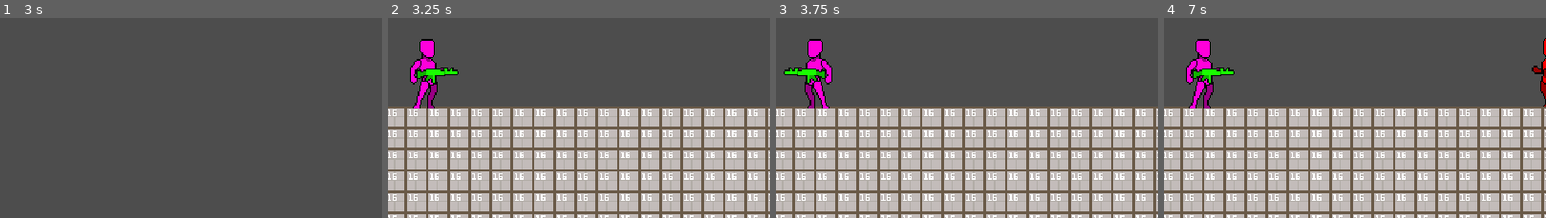
Above: before the commit, frames 1-4 (left to right).
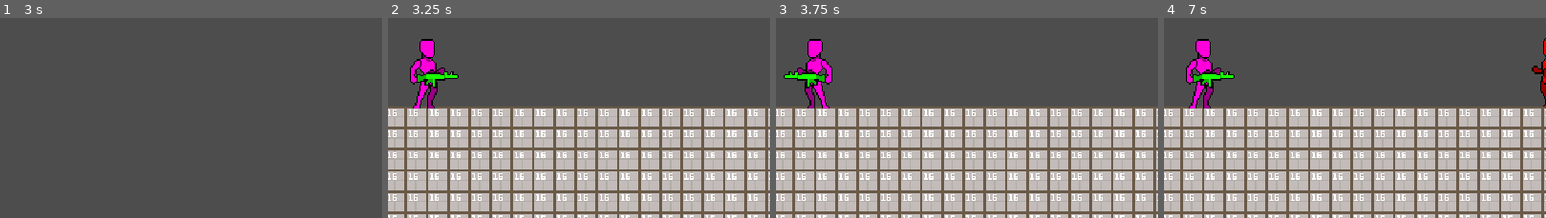
Above: after the commit, the same moments.

Repository: symbol24/sideroguesurvivor
Game: Godot game, scene res://scenes/utilities/boot.tscn
Two runs of this game, one before a commit and one after it. Both use one fixed random seed, a clock stepped at 60 frames per second and the inputs below.
Inputs (mouse positions are % of the whole screen's width and height, from its top left):
- Up to frame 1 (3 s): tap Enter at 0.5, 2 s; move the mouse to (72, 41) at 0.52 s; hold D (right) 0.53-1.28 s; click (72, 41) at 0.67 s; tap Space at 1.25, 2.75 s; move the mouse to (30, 52) at 1.27 s; hold Left (left) 1.28-2.03 s; move the mouse to (60, 23) at 2.02 s; hold D (right) from 2.03 s (still down); move the mouse to (45, 68) at 2.77 s; click (45, 68) at 2.92 s
- Up to frame 2 (3.25 s): keep holding D (right)
- Up to frame 3 (3.75 s): tap Enter at 3.5 s; move the mouse to (80, 62) at 3.52 s; release D (right) at 3.53 s; hold Left (left) from 3.53 s (still down)
- Up to frame 4 (7 s): tap Space at 4.25 s; move the mouse to (20, 30) at 4.27 s; move the mouse to (55, 46) at 5.02 s; click (55, 46) at 5.17 s; move the mouse to (35, 20) at 5.77 s; release Left (left) at 5.78 s; hold D (right) from 5.78 s (still down); move the mouse to (72, 41) at 6.52 s
The pictures show only the part of the screen within x 45-95%, y 50-100%; the shares and areas given below are measured in that part.

Frame 1 is identical in both runs. In frame 2, 0.6% of the frame differs, in the area x 7-19%, y 24-36%; in frame 3, 0.6%, in the area x 2-13%, y 24-36%; in frame 4, 0.6%.

Commit message:
weapon seperated from player
updated all relevant stuff too (i think)

Diff:
--- a/code/characters/player/player_character.gd
+++ b/code/characters/player/player_character.gd
@@ -1,10 +1,13 @@
 class_name PlayerCharacter extends Character
+
 
 const DELAY_CHECK_TIMER := 0.05
 const INPUT_DELAY := 0.2
 const DEBUG_WEAPON_DELAY := 1.0
 
+
 @export var debug_data: PlayerCharacterData
+@export var gun_point:Marker2D
 
 var data:PlayerCharacterData:
 	get:
@@ -72,8 +75,17 @@
 		var um := get_tree().get_first_node_in_group(&"UpgradeManager") as UpgradeManager
 		if um != null:
 			(_data as PlayerCharacterData).recalculate_upgrades(um.upgrade_groups)
-		_max_bullet_amount = _data.bullet_count
+		_max_bullet_amount = _data.get_bullet_count()
 		_current_bullet_count = _max_bullet_amount
+		_setup_weapon()
+
+
+func _setup_weapon() -> void:
+	assert(data.weapon != null, "Weapon data missing from PlayerCharacterData " + data.id)
+	var new:Node2D = load(data.weapon.uid).instantiate()
+	add_child.call_deferred(new)
+	if not new.is_node_ready(): await new.ready
+	new.position = gun_point.position
 
 
 func _trigger_direction() -> void:
@@ -86,11 +98,11 @@
 	if _can_shoot and _current_bullet_count > 0:
 		var enemy: Array[Enemy] = _get_target()
 		if not enemy.is_empty():
-			var dmg: int = int((_data as PlayerCharacterData).damage) if _data is PlayerCharacterData else 1
+			var dmg: int = _data.get_weapon_damage() if _data is PlayerCharacterData else 1
 			for each in enemy:
 				each.apply_damage(-dmg)
 		_can_shoot = false
-		_attack_timer = _data.weapon_delay if _data != null else DEBUG_WEAPON_DELAY
+		_attack_timer = _data.get_weapon_delay() if _data is PlayerCharacterData else DEBUG_WEAPON_DELAY
 		_current_bullet_count -= 1
 		Signals.shots_fired.emit(_current_bullet_count)
 	_reset_inputs()
@@ -98,7 +110,7 @@
 
 func _trigger_double() -> void:
 	_input_timer = INPUT_DELAY
-	Signals.start_reload_timer.emit(_data.weapon_reload_delay)
+	Signals.start_reload_timer.emit(_data.get_weapon_reload_delay())
 	get_tree().create_timer(DELAY_CHECK_TIMER).timeout.connect(_reset_inputs)
 
 
@@ -121,11 +133,12 @@
 
 func _get_target() -> Array[Enemy]:
 	if _spawn_manager != null:
+		var pen: int = _data.get_weapon_penetration() if _data is PlayerCharacterData else 1
 		var targets: Array[Enemy] = _spawn_manager.get_targets_in_line(
 				global_position,
 				_is_facing_left,
 				INF,
-				_data.penetration
+				pen
 		)
 		return targets
 	return []
@@ -143,5 +156,5 @@
 	if _data is PlayerCharacterData:
 		var p_data := _data as PlayerCharacterData
 		p_data.apply_upgrade_group(group)
-		_max_bullet_amount = p_data.bullet_count
+		_max_bullet_amount = p_data.get_bullet_count()
 		_current_bullet_count = _max_bullet_amount
--- a/code/characters/player/player_character_data.gd
+++ b/code/characters/player/player_character_data.gd
@@ -2,29 +2,72 @@
 
 
 @export var _starting_invul_time := 0.5
-@export var _starting_weapon_delay := 1.0
-@export var _debug_bullet_count := 1
-@export var _debug_weapon_reload_delay := 2.0
-@export var _starting_damage := 1
-@export var _starting_penetration := 1
+@export var _starting_damage := 0
+@export var _starting_penetration := 0
+@export var _starting_weapon_delay := 0.0
+@export var _starting_weapon_reload_delay := 0.0
+@export var _starting_bullet_count := 0
+@export var weapon: WeaponData
 
 var invulnerable_time := 0.0
-var weapon_delay := 1.0
-var weapon_reload_delay := 2.0
-var bullet_count := 1
-var damage := 1
-var penetration := 1
+var _base_damage := 0
+var _base_penetration := 0
+var _base_weapon_delay := 0.0
+var _base_weapon_reload_delay := 0.0
+var _base_bullet_count := 0
+
+var damage: int:
+	get:
+		var w := weapon.damage if weapon != null else 1
+		return _base_damage + w
+var penetration: int:
+	get:
+		var w := weapon.penetration if weapon != null else 1
+		return _base_penetration + w
+var weapon_delay: float:
+	get:
+		var w := weapon.weapon_delay if weapon != null else 1.0
+		return _base_weapon_delay + w
+var weapon_reload_delay: float:
+	get:
+		var w := weapon.reload_delay if weapon != null else 2.0
+		return _base_weapon_reload_delay + w
+var bullet_count: int:
+	get:
+		var w := weapon.bullet_count if weapon != null else 1
+		return _base_bullet_count + w
 
 
 func setup_data() -> void:
-	current_lives = _starting_lives
-	current_hp = _starting_hp
+	super()
 	invulnerable_time = _starting_invul_time
-	weapon_delay = _starting_weapon_delay
-	weapon_reload_delay = _debug_weapon_reload_delay
-	bullet_count = _debug_bullet_count
-	damage = _starting_damage
-	penetration = _starting_penetration
+	_base_damage = _starting_damage
+	_base_penetration = _starting_penetration
+	_base_weapon_delay = _starting_weapon_delay
+	_base_weapon_reload_delay = _starting_weapon_reload_delay
+	_base_bullet_count = _starting_bullet_count
+	if weapon != null:
+		weapon.setup_data()
+
+
+func get_weapon_damage() -> int:
+	return damage
+
+
+func get_weapon_penetration() -> int:
+	return penetration
+
+
+func get_weapon_delay() -> float:
+	return weapon_delay
+
+
+func get_weapon_reload_delay() -> float:
+	return weapon_reload_delay
+
+
+func get_bullet_count() -> int:
+	return bullet_count
 
 
 func recalculate_upgrades(upgrade_groups: Array[UpgradeGroup]) -> void:
@@ -44,21 +87,22 @@
 
 func _apply_upgrade(upgrade: Upgrade, type: UpgradeGroup.Type, calc: UpgradeGroup.Calculation) -> void:
 	assert(upgrade != null, "Upgrade received by player character data is null")
+	assert(weapon != null, "Weapon data is null when applying upgrade")
 	var val := float(upgrade.value)
 
 	match type:
 		UpgradeGroup.Type.DAMAGE:
-			damage = max(1, int(round(_calculate(float(damage), val, calc))))
+			weapon.damage = max(1, int(round(_calculate(float(weapon.damage), val, calc))))
 		UpgradeGroup.Type.BULLET_COUNT:
-			bullet_count = max(1, int(round(_calculate(float(bullet_count), val, calc))))
+			weapon.bullet_count = max(1, int(round(_calculate(float(weapon.bullet_count), val, calc))))
 		UpgradeGroup.Type.RELOAD_SPEED:
-			weapon_reload_delay = max(0.05, _calculate(weapon_reload_delay, val, calc))
+			weapon.reload_delay = max(0.05, _calculate(weapon.reload_delay, val, calc))
 		UpgradeGroup.Type.RELOAD_BONUS:
 			pass
 		UpgradeGroup.Type.SPECIAL_RELOAD:
 			pass
 		UpgradeGroup.Type.PENETRATION:
-			penetration = max(1, int(round(_calculate(float(penetration), val, calc))))
+			weapon.penetration = max(1, int(round(_calculate(float(weapon.penetration), val, calc))))
 
 
 func _calculate(current: float, mod: float, calc: UpgradeGroup.Calculation) -> float:
--- a/code/ui/play_ui.gd
+++ b/code/ui/play_ui.gd
@@ -83,8 +83,9 @@
 
 func _update_bullets() -> void:
 	if _game.player != null and _game.player.data != null:
-		if _bullet_icons.size() != _game.player.data.bullet_count:
-			var diff:int = _game.player.data.bullet_count - _bullet_icons.size()
+		var bullet_count := _game.player.data.get_bullet_count()
+		if _bullet_icons.size() != bullet_count:
+			var diff:int = bullet_count - _bullet_icons.size()
 			for i in diff:
 				var icon:BulletIcon = _bullet_scene.instantiate()
 				bullet_icons_grid.add_child(icon)
--- a/code/utilities/world.gd
+++ b/code/utilities/world.gd
@@ -39,6 +39,6 @@
 	_active = value
 
 
-func _player_ready(player:PlayerCharacter) -> void:
+func _player_ready(_player:PlayerCharacter) -> void:
 	Signals.toggle_display.emit(&"play_ui", true)
 	Signals.start_round.emit()
--- /dev/null
+++ b/code/weapons/weapon_data.gd
@@ -0,0 +1,24 @@
+class_name WeaponData extends Resource
+
+
+@export var id := &""
+@export var uid := ""
+@export var _starting_damage := 1
+@export var _starting_penetration := 1
+@export var _starting_weapon_delay := 1.0
+@export var _starting_reload_delay := 2.0
+@export var _starting_bullet_count := 1
+
+var damage := 1
+var penetration := 1
+var weapon_delay := 1.0
+var reload_delay := 2.0
+var bullet_count := 1
+
+
+func setup_data() -> void:
+	damage = _starting_damage
+	penetration = _starting_penetration
+	weapon_delay = _starting_weapon_delay
+	reload_delay = _starting_reload_delay
+	bullet_count = _starting_bullet_count
--- a/data/characters/player/debug_player_character.tres
+++ b/data/characters/player/debug_player_character.tres
@@ -1,9 +1,11 @@
 [gd_resource type="Resource" script_class="PlayerCharacterData" format=3 uid="uid://s6kbt5sqli2s"]
 
 [ext_resource type="Script" uid="uid://drgj586ets6" path="res://code/characters/player/player_character_data.gd" id="1_f1c00"]
+[ext_resource type="Resource" uid="uid://vh602ncvkt3b" path="res://data/weapons/debug_weapon.tres" id="2_w1c00"]
 
 [resource]
 script = ExtResource("1_f1c00")
+weapon = ExtResource("2_w1c00")
 id = &"debug_player_character"
 scene = "uid://c6ige1xg081gc"
 metadata/_custom_type_script = "uid://drgj586ets6"
--- /dev/null
+++ b/data/weapons/debug_weapon.tres
@@ -0,0 +1,9 @@
+[gd_resource type="Resource" script_class="WeaponData" format=3 uid="uid://vh602ncvkt3b"]
+
+[ext_resource type="Script" uid="uid://cbentyiedy3d5" path="res://code/weapons/weapon_data.gd" id="1_s1c00"]
+
+[resource]
+script = ExtResource("1_s1c00")
+id = &"debug_weapon"
+uid = "uid://siked3bc717a"
+metadata/_custom_type_script = "uid://cbentyiedy3d5"
--- a/scenes/characters/player/debug_character.tscn
+++ b/scenes/characters/player/debug_character.tscn
@@ -17,10 +17,11 @@
 radius = 7.0
 height = 48.0
 
-[node name="character" type="CharacterBody2D" unique_id=1141318034 groups=["player"]]
+[node name="character" type="CharacterBody2D" unique_id=1141318034 node_paths=PackedStringArray("gun_point") groups=["player"]]
 collision_layer = 2
 script = ExtResource("1_x1s2n")
 debug_data = SubResource("Resource_sqeqr")
+gun_point = NodePath("gun_point")
 
 [node name="image" type="TileMapLayer" parent="." unique_id=1787454930]
 unique_name_in_owner = true
@@ -31,15 +32,6 @@
 [node name="CollisionShape2D" type="CollisionShape2D" parent="." unique_id=134388491]
 position = Vector2(0, -26)
 shape = SubResource("RectangleShape2D_x3syn")
-
-[node name="gun" type="TileMapLayer" parent="." unique_id=581566485]
-unique_name_in_owner = true
-position = Vector2(-8, 0)
-tile_map_data = PackedByteArray("AAAAAP7/AAAKAA0AAAABAP7/AAALAA0AAAA=")
-tile_set = ExtResource("1_m2gs7")
-
-[node name="gun_point" type="Marker2D" parent="gun" unique_id=8448609]
-position = Vector2(16, -27)
 
 [node name="hurt_collider" type="Area2D" parent="." unique_id=407295084]
 position = Vector2(-8, 0)
@@ -52,3 +44,6 @@
 position = Vector2(8, -26)
 shape = SubResource("CapsuleShape2D_x3syn")
 debug_color = Color(0.48333377, 0.5838844, 0.1680978, 0.41960785)
+
+[node name="gun_point" type="Marker2D" parent="." unique_id=663357215]
+position = Vector2(-8, -29)
--- a/scenes/utilities/coin.tscn
+++ b/scenes/utilities/coin.tscn
@@ -7,5 +7,4 @@
 script = ExtResource("1_jcvse")
 
 [node name="Sprite2D" type="Sprite2D" parent="." unique_id=131604079]
-scale = Vector2(2, 2)
 texture = ExtResource("2_jcvse")
--- /dev/null
+++ b/scenes/weapons/debug_weapon.tscn
@@ -0,0 +1,9 @@
+[gd_scene format=3 uid="uid://siked3bc717a"]
+
+[ext_resource type="TileSet" uid="uid://df1r0x6d6wkmb" path="res://data/debug_tileset.tres" id="1_b2476"]
+
+[node name="DebugWeapon" type="Node2D" unique_id=1011825462]
+
+[node name="image" type="TileMapLayer" parent="." unique_id=1088587742]
+tile_map_data = PackedByteArray(0, 0, 0, 0, 0, 0, 0, 0, 10, 0, 13, 0, 0, 0, 1, 0, 0, 0, 0, 0, 11, 0, 13, 0, 0, 0)
+tile_set = ExtResource("1_b2476")
Not shown, added: code/weapons/weapon_data.gd.uid
